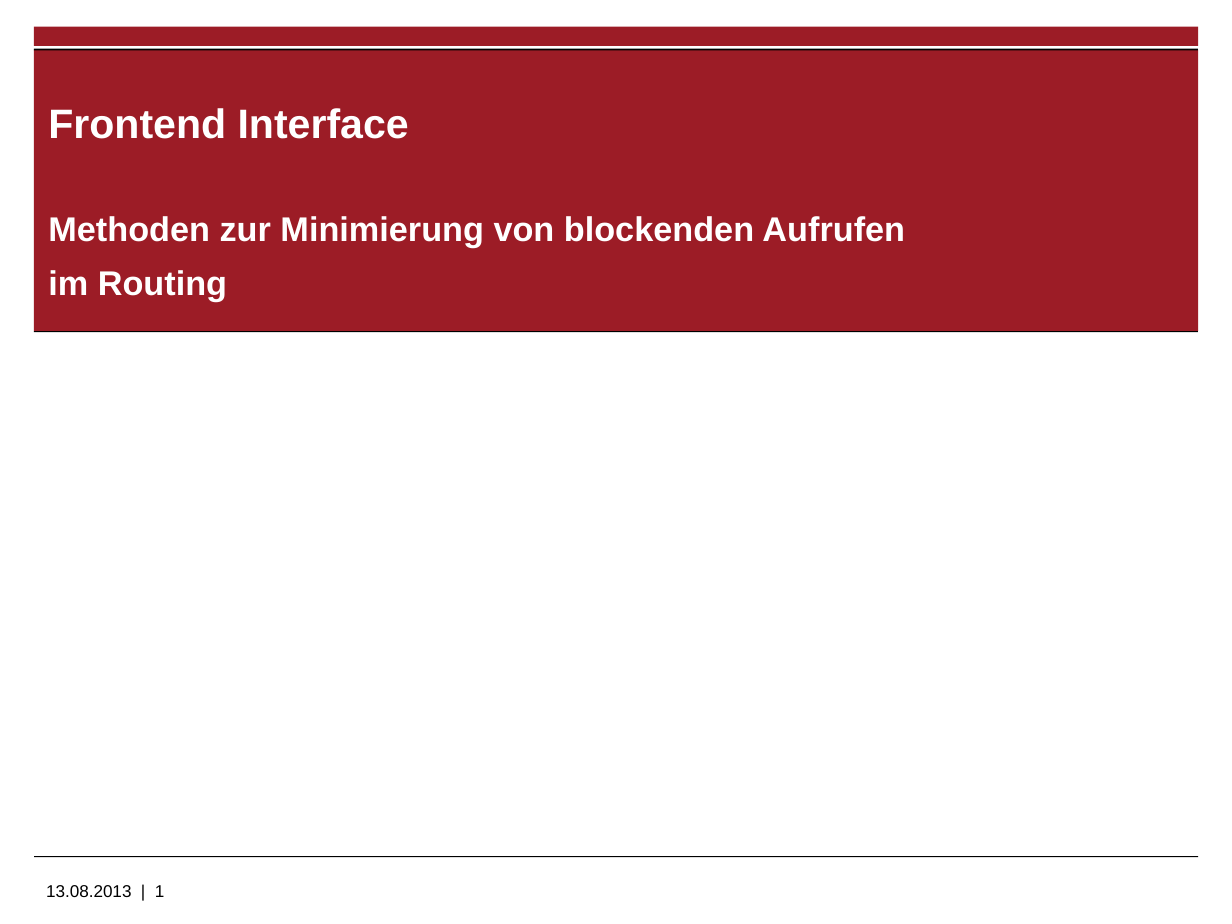
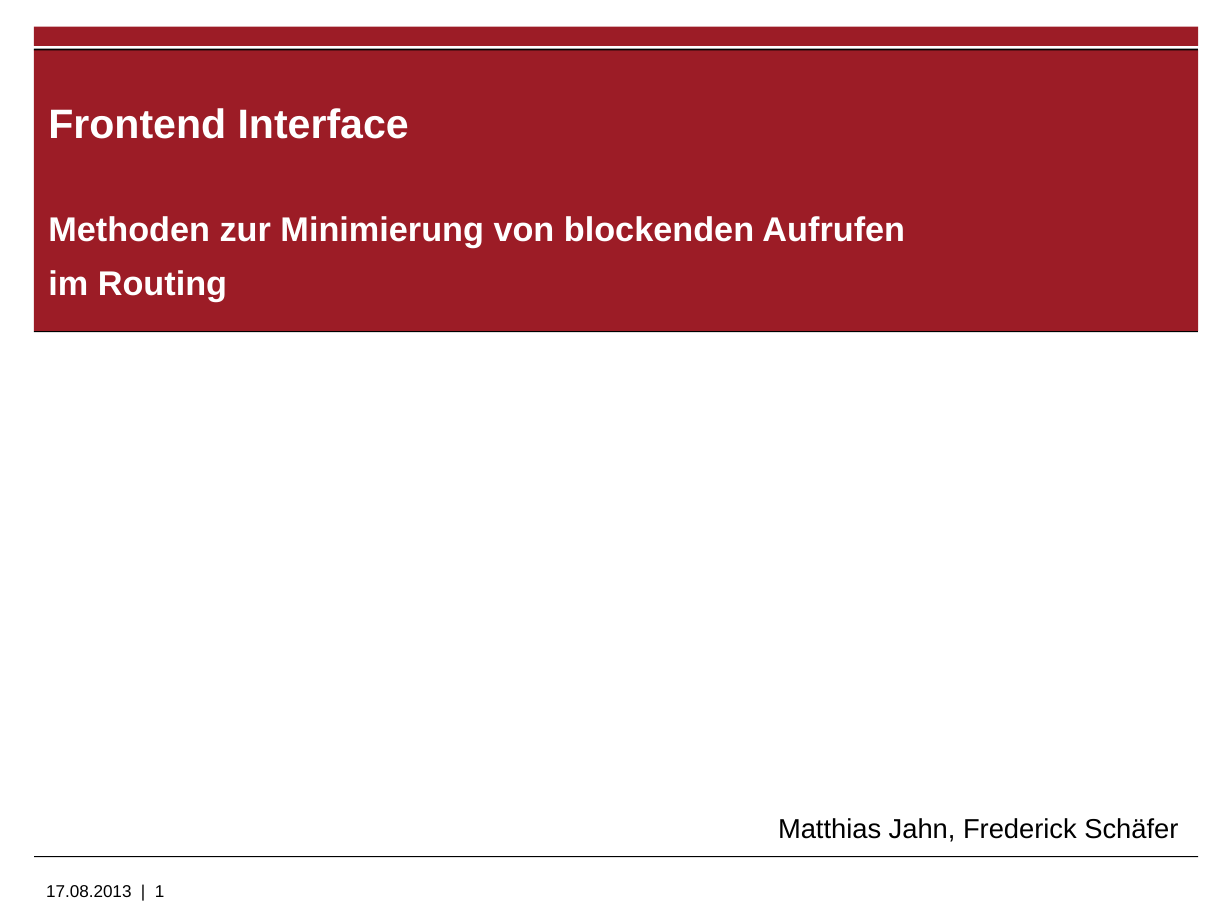
Before and after one commit to LittleCherry722/ServiceHost, a slide deck: slide 1 of Praesentationen/Futures und Routing.pptx. Drawn at 1232x924 pixels with LibreOffice and Linux fonts; fonts in the diff are those of the drawing; background and template pictures are left out. Boxes give left, top, right and bottom in pixels: in the first picture for what was removed or moved away, otherwise in the second. Text is boxed around its words. In the diff, an @@ line names an element or a change of style, - is before the commit and + after.

```diff
--- a/Praesentationen/Futures und Routing.pptx
+++ b/Praesentationen/Futures und Routing.pptx
@@ text added at (778,818,1178,842), 16 pt, text #000000 @@
+Matthias Jahn, Frederick Schäfer
@@ text at (46,885,165,897): text changed @@
-13.08.2013 | 1
+17.08.2013 | 1
```
Also in this commit, not shown: 2 other slides changed, 1 other file.
